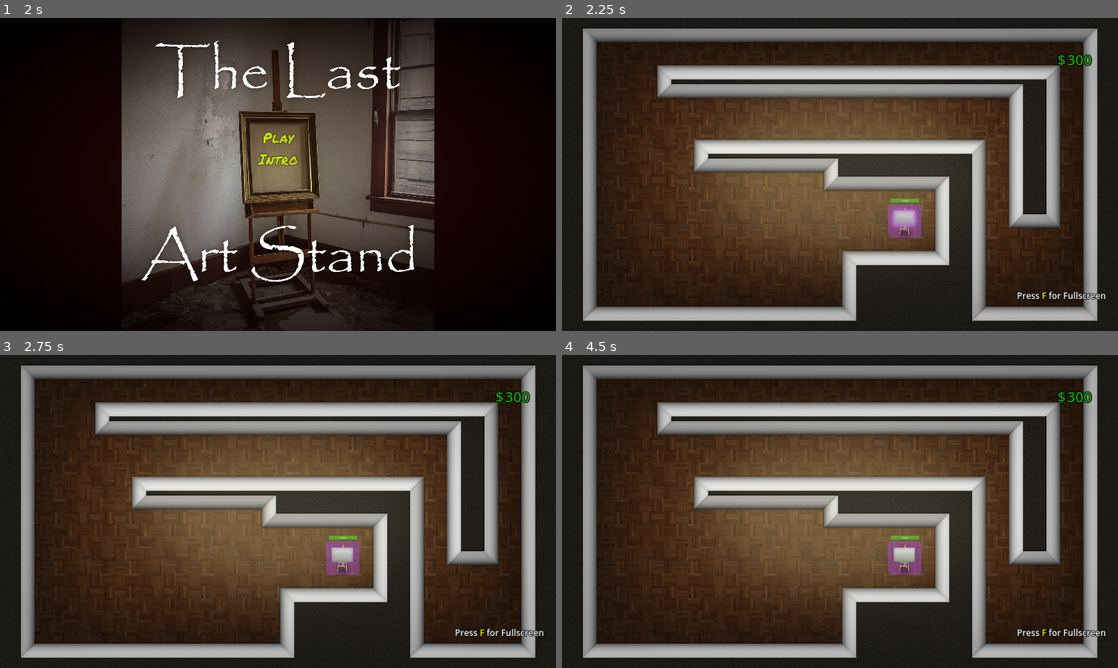
Above: before the commit, frames 1-4 (two rows, left to right).
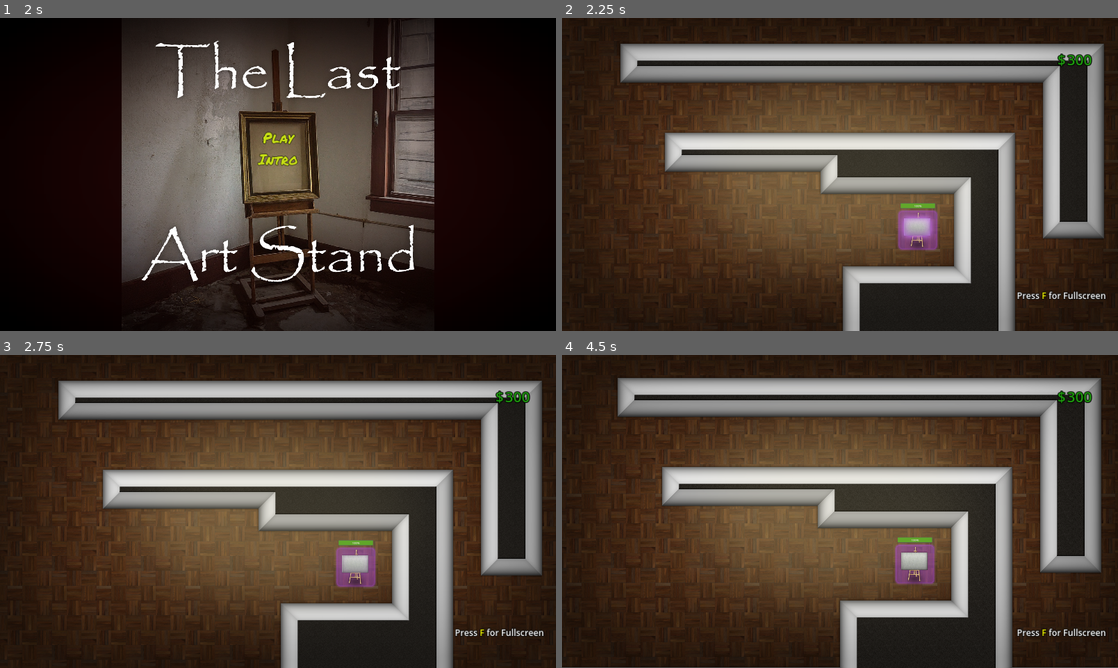
Above: after the commit, the same moments.

Repository: vibrunazo/godot-laststand
Game: Godot game, scene res://scenes/opening.tscn
The game is run twice, just before and just after one commit, with the same random seed, the same clock (stepped at 60 frames per second) and the same inputs.
Inputs (mouse positions are in pixels of both pictures, inside the frame that each line leads up to; where the layout moved, square brackets give the same spot in the first picture):
- Up to frame 1 (2 s): click "Skip intro" at 0.5 s; tap Enter at 1.25 s; move the mouse to (400, 158) at 1.27 s; hold Right (ui_right) from 1.28 s (still down); click (400, 158) at 1.42 s
- Up to frame 2 (2.25 s): release Right (ui_right) at 2 s; click "Play" at 2 s
- Up to frame 3 (2.75 s): no input
- Up to frame 4 (4.5 s): click (917, 567) [906, 558] at 2.75 s; move the mouse to (1062, 633) at 3.52 s; hold Down (ui_down) 3.53-4.28 s; click (1062, 633) at 3.67 s; move the mouse to (895, 442) at 4.27 s; hold Right (ui_right) from 4.28 s (still down)

Frame 1 is identical in both runs. In frame 2, 42% of the frame differs, in the area x 0-100%, y 0-100%; in frame 3, 42%; in frame 4, 44%.

Commit message:
arrow keys moves camera, zooms out back to initial position

Diff:
--- a/scenes/game.gd
+++ b/scenes/game.gd
@@ -154,6 +154,16 @@
 		else:
 			tower_being_placed.modulate = Color.RED
 
+func _unhandled_key_input(event):
+	if event.is_action("ui_left"):
+		game_cam.input_dir(Vector2.LEFT)
+	if event.is_action("ui_right"):
+		game_cam.input_dir(Vector2.RIGHT)
+	if event.is_action("ui_up"):
+		game_cam.input_dir(Vector2.UP)
+	if event.is_action("ui_down"):
+		game_cam.input_dir(Vector2.DOWN)
+
 
 func _on_artstand_clicked():
 	is_selecting_tower = !is_selecting_tower
--- a/scenes/game.tscn
+++ b/scenes/game.tscn
@@ -97,7 +97,7 @@
 y_sort_enabled = true
 
 [node name="GameCam" type="Camera2D" parent="."]
-zoom = Vector2(0.5, 0.5)
+zoom = Vector2(0.6, 0.6)
 script = ExtResource("8_ooj1h")
 
 [node name="FXLayer" type="CanvasLayer" parent="."]
--- a/scenes/game_cam.gd
+++ b/scenes/game_cam.gd
@@ -28,6 +28,7 @@
 
 var zoom_tween: Tween
 func focus_on(target_node: Node2D):
+	ini_pos = global_position
 	zoom_to(target_node.global_position, Vector2(1,1), zoom_in_speed)
 	is_zoomed_in = true
 
@@ -47,3 +48,6 @@
 func zoom_out():
 	zoom_to(ini_pos, ini_zoom, zoom_out_speed)
 	is_zoomed_in = false
+
+func input_dir(dir: Vector2):
+	global_position += dir * 1000 * get_process_delta_time()
